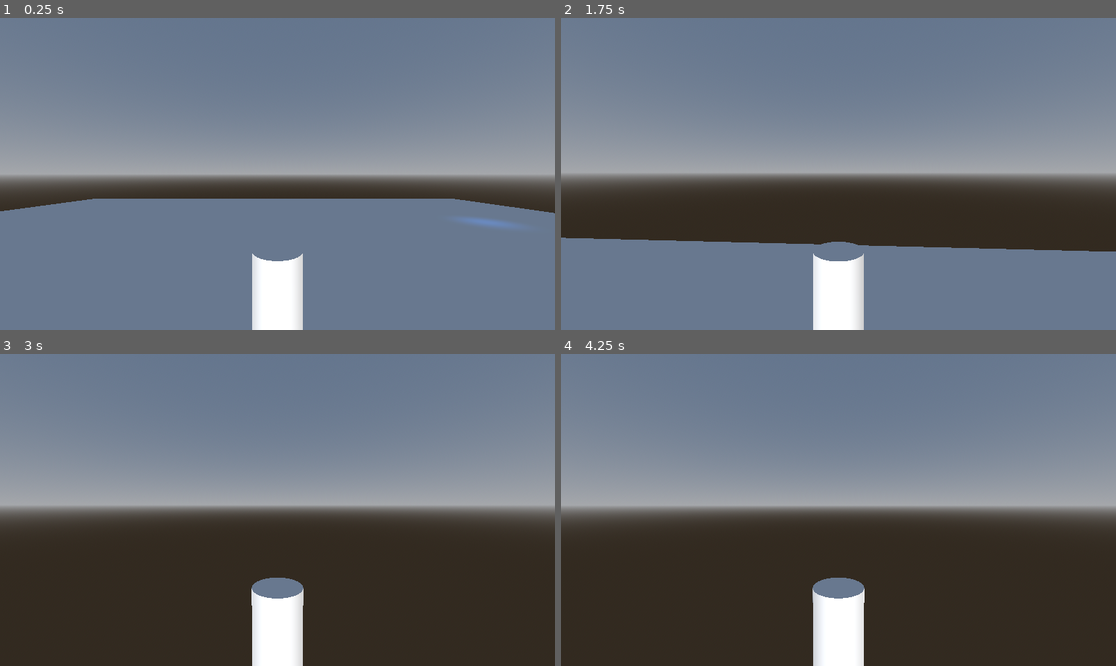
Above: before the commit, frames 1-4 (two rows, left to right).
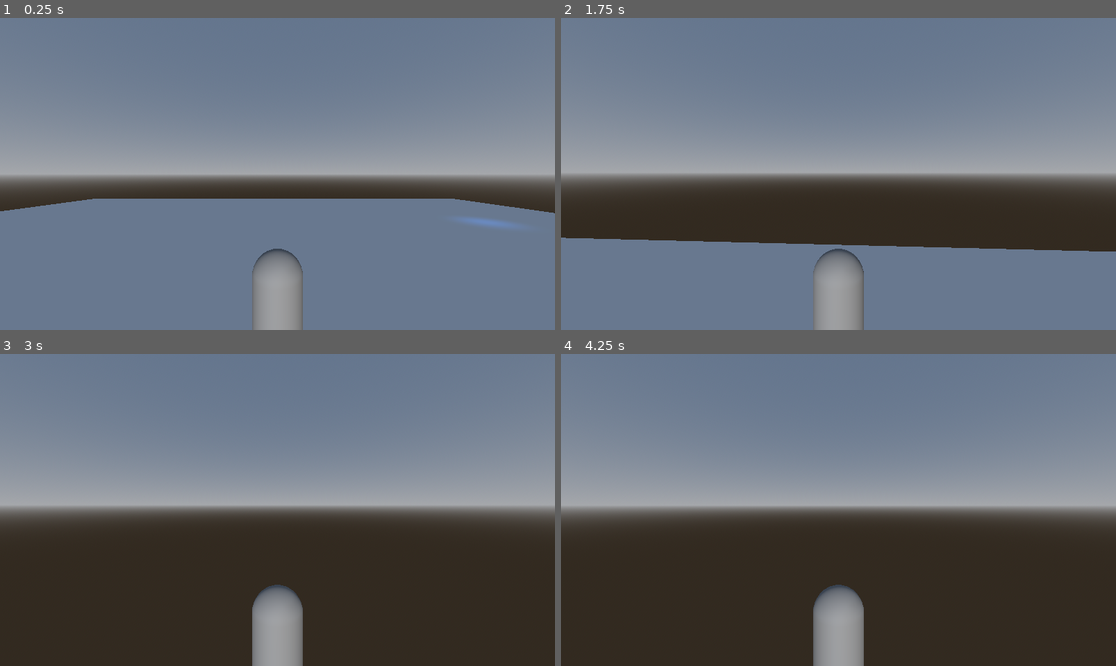
Above: after the commit, the same moments.

Repository: sjgillGit/GWJ84
Game: Godot game, scene res://Scenes/test_scene.tscn
Same seed, same stepped clock (60 frames per second), same inputs: the game is played once before the commit and once after it.
Inputs (mouse positions are in pixels of both pictures, inside the frame that each line leads up to):
- Up to frame 1 (0.25 s): no input
- Up to frame 2 (1.75 s): tap Enter at 0.5 s; move the mouse to (866, 174) at 0.52 s; press the mouse at (866, 174) at 0.53 s; hold W (MoveForward) from 0.53 s (still down); move the mouse to (810, 174) at 1.27 s; release the mouse at (810, 174) at 1.28 s; tap Mouse wheel down (ScrollActionDown) at 1.35 s
- Up to frame 3 (3 s): keep holding W (MoveForward); move the mouse to (288, 503) at 2.02 s; hold Mouse wheel up (ScrollActionUp) 2.03-2.78 s; tap Space at 2.75 s; move the mouse to (271, 516) at 2.77 s; tap Shift (Sprint) at 2.85 s
- Up to frame 4 (4.25 s): keep holding W (MoveForward); tap Enter at 3.5 s; move the mouse to (877, 513) at 3.52 s; press the mouse at (877, 513) at 3.53 s

The runs differ from the first frame. In frame 1, 2.2% of the frame differs, in the area x 45-55%, y 73-100%; in frame 2, 2.2%; in frame 3, 2.5%, in the area x 45-55%, y 71-100%; in frame 4, 2.5%.

Commit message:
Changed player collider to capsule

Diff:
--- a/Scenes/Player/Player.tscn
+++ b/Scenes/Player/Player.tscn
@@ -7,31 +7,28 @@
 [ext_resource type="Script" uid="uid://dih6bmq8e1vtv" path="res://Scenes/Player/Actions/player_deploy_turret_action.gd" id="5_jmcll"]
 [ext_resource type="Script" uid="uid://bjb4np2yjqmqv" path="res://Scenes/Player/player_health_handler.gd" id="6_4wape"]
 
-[sub_resource type="CylinderShape3D" id="CylinderShape3D_xi7xm"]
+[sub_resource type="CapsuleShape3D" id="CapsuleShape3D_4wape"]
 
-[sub_resource type="StandardMaterial3D" id="StandardMaterial3D_488fn"]
-
-[sub_resource type="CylinderMesh" id="CylinderMesh_488fn"]
-material = SubResource("StandardMaterial3D_488fn")
+[sub_resource type="CapsuleMesh" id="CapsuleMesh_t26db"]
 
 [sub_resource type="BoxMesh" id="BoxMesh_wggva"]
 size = Vector3(0.5, 0.5, 0.5)
 
 [node name="Player" type="CharacterBody3D" node_paths=PackedStringArray("mesh_root", "camera_controller", "health_handler")]
 script = ExtResource("1_488fn")
-move_speed = 100.0
+move_speed = 20.0
 sprint_multiplier = 1.5
 mesh_root = NodePath("MeshRoot")
 camera_controller = NodePath("CameraRoot")
 health_handler = NodePath("PlayerHealthHandler")
 
 [node name="CollisionShape3D" type="CollisionShape3D" parent="."]
-shape = SubResource("CylinderShape3D_xi7xm")
+shape = SubResource("CapsuleShape3D_4wape")
 
 [node name="MeshRoot" type="Node3D" parent="."]
 
 [node name="MeshInstance3D" type="MeshInstance3D" parent="MeshRoot"]
-mesh = SubResource("CylinderMesh_488fn")
+mesh = SubResource("CapsuleMesh_t26db")
 
 [node name="MeshInstance3D2" type="MeshInstance3D" parent="MeshRoot"]
 transform = Transform3D(1, 0, 0, 0, 1, 0, 0, 0, 1, 0, 0, -1)
--- a/Scenes/test_scene.tscn
+++ b/Scenes/test_scene.tscn
@@ -37,8 +37,6 @@
 
 [node name="Player" parent="." instance=ExtResource("1_q6fdj")]
 transform = Transform3D(1, 0, 0, 0, 1, 0, 0, 0, 1, 0.638035, 2.63182, -0.151434)
-move_speed = 20.0
-sprint_multiplier = 1.5
 
 [node name="Camera3D" type="Camera3D" parent="Player/CameraRoot/CameraHorizontal/CameraVertical" index="0"]
 transform = Transform3D(1, 0, 0, 0, 1, 0, 0, 0, 1, 0, 2.5, 4)
Not shown: 1 places in Scenes/Player/Player.tscn that only renumber resources
